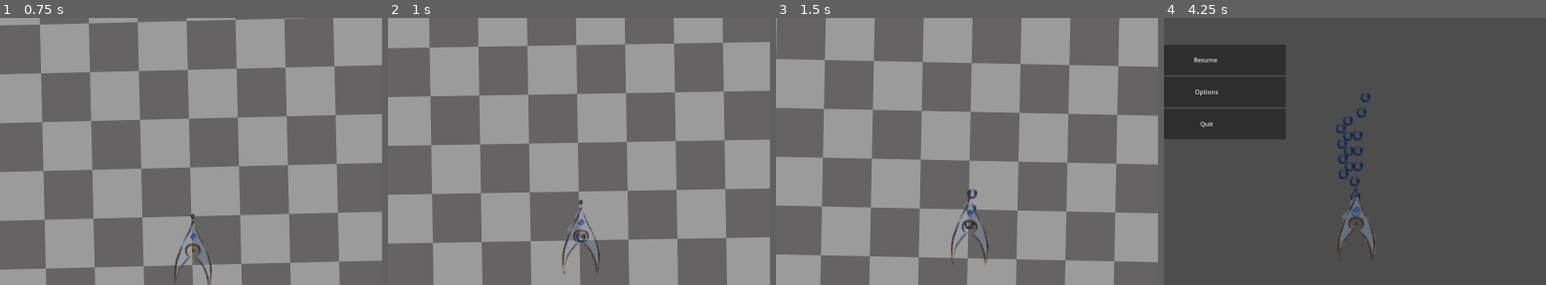
Above: before the commit, frames 1-4 (left to right).
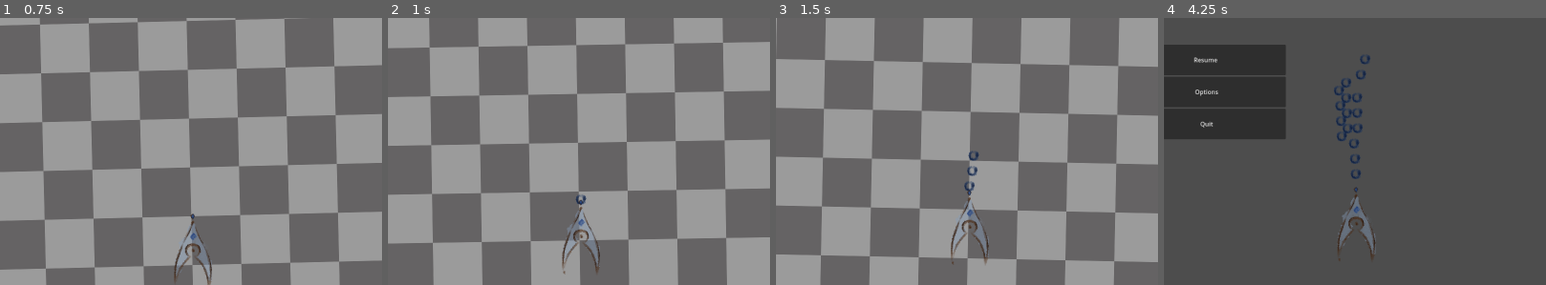
Above: after the commit, the same moments.

Repository: AustereTriceratops/BulletHellEngine
Game: Godot game, scene res://levels/test_levels/devLevel.tscn
Two runs of this game, one before a commit and one after it. Both use one fixed random seed, a clock stepped at 60 frames per second and the inputs below.
Inputs (mouse positions are % of the whole screen's width and height, from its top left):
- Up to frame 1 (0.75 s): tap Enter at 0.5 s; move the mouse to (55, 50) at 0.52 s; hold W (player_up) from 0.53 s (still down); hold Q (look_left) from 0.53 s (still down)
- Up to frame 2 (1 s): keep holding W (player_up); keep holding Q (look_left)
- Up to frame 3 (1.5 s): keep holding W (player_up); move the mouse to (45, 50) at 1.27 s; release Q (look_left) at 1.28 s; tap E (look_right) at 1.35 s
- Up to frame 4 (4.25 s): keep holding W (player_up); move the mouse to (52, 48) at 2.02 s; hold Shift (shift) 2.03-2.78 s; move the mouse to (49, 52) at 2.77 s; tap Q (look_left) at 2.85 s; move the mouse to (57, 51) at 3.52 s; hold E (look_right) from 3.53 s (still down); tap Escape (pause) at 4.15 s
The pictures show only the part of the screen within x 25-75%, y 9-59%; the shares and areas given below are measured in that part.

Frame 1 is identical in both runs. In frame 2, 0.1% of the frame differs, in the area x 49-52%, y 66-85%; in frame 3, 0.3%; in frame 4, 1.2%, in the area x 44-54%, y 13-75%.

Commit message:
enemy lunging behavior

Diff:
--- a/enemies/Claustida.tscn
+++ b/enemies/Claustida.tscn
@@ -1,12 +1,9 @@
-[gd_scene load_steps=11 format=3 uid="uid://cksfi68aa6ek3"]
+[gd_scene load_steps=10 format=3 uid="uid://cksfi68aa6ek3"]
 
 [ext_resource type="Script" path="res://enemies/follow_enemy.gd" id="1_tibei"]
 [ext_resource type="PackedScene" uid="uid://bcdhqje7k542u" path="res://particles/EnemyDeath.tscn" id="2_uuu1x"]
 [ext_resource type="Shader" uid="uid://gpq4gjh1mypu" path="res://enemies/HitFlash.tres" id="3_hmlsp"]
 [ext_resource type="Texture2D" uid="uid://cgjpbs2rt7owp" path="res://enemies/sprites/claustida.png" id="4_foph5"]
-
-[sub_resource type="RectangleShape2D" id="RectangleShape2D_x1x1h"]
-size = Vector2(20, 12)
 
 [sub_resource type="ShaderMaterial" id="ShaderMaterial_5hldv"]
 resource_local_to_scene = true
@@ -15,7 +12,7 @@
 shader_parameter/flashColor = Color(0.980392, 0.968627, 0.839216, 1)
 
 [sub_resource type="RectangleShape2D" id="RectangleShape2D_bq1ck"]
-size = Vector2(16, 11)
+size = Vector2(105, 75)
 
 [sub_resource type="Animation" id="Animation_gxjxn"]
 length = 0.001
@@ -67,16 +64,16 @@
 }
 
 [node name="ClaustidaImondis" type="CharacterBody2D" groups=["enemies"]]
-collision_layer = 0
+collision_layer = 8
 collision_mask = 0
 script = ExtResource("1_tibei")
 particles = ExtResource("2_uuu1x")
 creatureName = "claustida"
 aggressionRange = 600
-
-[node name="CollisionShape2D" type="CollisionShape2D" parent="."]
-visible = false
-shape = SubResource("RectangleShape2D_x1x1h")
+pauseRange = 150
+contactDamage = 5
+lungeRange = 200
+lungeDistance = 150
 
 [node name="Sprite" type="Sprite2D" parent="."]
 material = SubResource("ShaderMaterial_5hldv")
@@ -87,7 +84,6 @@
 collision_mask = 5
 
 [node name="CollisionShape2D" type="CollisionShape2D" parent="Hitbox"]
-scale = Vector2(7, 7)
 shape = SubResource("RectangleShape2D_bq1ck")
 
 [node name="HitFlash" type="AnimationPlayer" parent="."]
@@ -96,11 +92,15 @@
 }
 
 [node name="MeleeTimer" type="Timer" parent="."]
+one_shot = true
 
 [node name="MovementTimer" type="Timer" parent="."]
 wait_time = 2.0
 autostart = true
 
+[node name="CollisionShape2D" type="CollisionShape2D" parent="."]
+shape = SubResource("RectangleShape2D_bq1ck")
+
 [connection signal="body_entered" from="Hitbox" to="." method="_on_hitbox_body_entered"]
 [connection signal="body_exited" from="Hitbox" to="." method="_on_hitbox_body_exited"]
 [connection signal="timeout" from="MeleeTimer" to="." method="_on_melee_timer_timeout"]
--- a/enemies/Hebrenum.tscn
+++ b/enemies/Hebrenum.tscn
@@ -1,12 +1,9 @@
-[gd_scene load_steps=11 format=3 uid="uid://b4urww1ee50lh"]
+[gd_scene load_steps=10 format=3 uid="uid://b4urww1ee50lh"]
 
 [ext_resource type="Script" path="res://enemies/follow_enemy.gd" id="1_3vhny"]
 [ext_resource type="PackedScene" uid="uid://bcdhqje7k542u" path="res://particles/EnemyDeath.tscn" id="2_uhc7j"]
 [ext_resource type="Shader" uid="uid://gpq4gjh1mypu" path="res://enemies/HitFlash.tres" id="3_v0cjp"]
 [ext_resource type="Texture2D" uid="uid://bbbj0buhjg1cm" path="res://enemies/sprites/enemy_2.png" id="4_bb67g"]
-
-[sub_resource type="RectangleShape2D" id="RectangleShape2D_x1x1h"]
-size = Vector2(20, 12)
 
 [sub_resource type="ShaderMaterial" id="ShaderMaterial_5hldv"]
 resource_local_to_scene = true
@@ -55,7 +52,7 @@
 }
 
 [node name="FollowEnemy" type="CharacterBody2D" groups=["enemies"]]
-collision_layer = 0
+collision_layer = 8
 collision_mask = 0
 script = ExtResource("1_3vhny")
 particles = ExtResource("2_uhc7j")
@@ -64,14 +61,10 @@
 speed = 100
 pointValue = 2
 aggressionRange = 700
-contactDamage = 0
 canShoot = true
 isShootingTargeted = true
 bulletSpeed = 200
 bulletDamage = 15
-
-[node name="CollisionShape2D" type="CollisionShape2D" parent="."]
-shape = SubResource("RectangleShape2D_x1x1h")
 
 [node name="Sprite2D" type="Sprite2D" parent="."]
 material = SubResource("ShaderMaterial_5hldv")
@@ -92,6 +85,10 @@
 
 [node name="MeleeTimer" type="Timer" parent="."]
 
+[node name="CollisionShape2D" type="CollisionShape2D" parent="."]
+scale = Vector2(12, 16)
+shape = SubResource("RectangleShape2D_bq1ck")
+
 [connection signal="body_entered" from="Hitbox" to="." method="_on_hitbox_body_entered"]
 [connection signal="body_exited" from="Hitbox" to="." method="_on_hitbox_body_exited"]
 [connection signal="timeout" from="MeleeTimer" to="." method="_on_melee_timer_timeout"]
--- a/enemies/follow_enemy.gd
+++ b/enemies/follow_enemy.gd
@@ -8,8 +8,12 @@
 
 @export var isAggressive = false
 @export var aggressionRange = 400
-@export var meleeInterval = 0.6
-@export var contactDamage = 5
+@export var pauseRange = 120
+
+@export var meleeInterval = 1.0
+@export var contactDamage = 0
+@export var lungeRange = 0
+@export var lungeDistance = 0
 
 @export var bulletScene: PackedScene = preload('res://bullets/Bullet.tscn')
 @export var canShoot = false
@@ -26,9 +30,16 @@
 
 #var mainNode: Node
 var playerNode: CharacterBody2D
-var meleeBody: CharacterBody2D
 var t = 0
 var rng = RandomNumberGenerator.new()
+
+# TODO: lunging system is very poorly put together,
+# use a state machine or something
+var state = 'idle'
+var tLunge = 0.0
+var lunging = false
+var lungeDuration = 0.3
+var lungeDirection: Vector2
 
 # ========================
 # ==== CUSTOM METHODS ====
@@ -59,7 +70,6 @@
 
 	if (n_hist > alpha * shotsPerPattern):
 		return
-
 
 	for i in range(n):
 		for j in range(numBullets_):
@@ -111,12 +121,50 @@
 		var displacement = playerNode.position - position
 		var distance = displacement.length()
 
-		if distance < aggressionRange:
-			isAggressive = true
+		if state == 'idle':
+			if distance < aggressionRange:
+				state = 'following'
 
-		if isAggressive:
+		elif state == 'following':
+			look_at(playerNode.position)
 			velocity = speed * displacement.normalized()
-			look_at(playerNode.position)
+
+			if distance < lungeRange && $MeleeTimer.is_stopped():
+				$MeleeTimer.start()
+				lungeDirection = displacement.normalized()
+				state = 'lunging'
+			elif distance < pauseRange:
+				velocity = Vector2(0.0, 0.0)
+
+		elif state == 'lunging':
+			var alpha = 8*lungeDistance/pow(lungeDuration, 2)
+			if tLunge < 0.5*lungeDuration:
+				velocity = alpha * tLunge * lungeDirection
+			else:
+				velocity = alpha * (tLunge - lungeDuration) * lungeDirection
+
+			tLunge += delta
+
+			if tLunge > lungeDuration:
+				tLunge = 0.0
+				lungeDirection = Vector2(0.0, 0.0)
+				state = 'following'
+
+
+		#else:
+			#if isAggressive:
+				#if distance > lungeRange:
+					#velocity = speed * displacement.normalized()
+					#look_at(playerNode.position)
+				#elif distance > pauseRange:
+					#if $MeleeTimer.is_stopped():
+						#$MeleeTimer.start()
+						#
+						#state = 'lunging'
+						#lungeDirection = displacement.normalized()
+				#else:
+					#velocity = Vector2(0, 0)
+					#look_at(playerNode.position)
 
 	move_and_slide()
 
@@ -135,24 +183,14 @@
 		body.hit()
 		damage(body.damageAmt)
 		isAggressive = true
-	# layer 1: Player
-	elif body.get_collision_layer_value(1):
-		$MeleeTimer.start()
-		meleeBody = body
-		meleeBody.damage(contactDamage)
-
-
-func _on_hitbox_body_exited(body: Node2D) -> void:
-	if body.is_in_group('player'):
-		$MeleeTimer.stop()
-		meleeBody = null
 
 
 func _on_melee_timer_timeout() -> void:
-	meleeBody.damage(contactDamage)
+	pass
 
 
 func _on_movement_timer_timeout() -> void:
-	var direction = Vector2(0, 1).rotated(2*PI*rng.randf())
-	look_at(position + direction)
-	velocity = speed * direction
+	if state == 'idle':
+		var direction = Vector2(0, 1).rotated(2*PI*rng.randf())
+		look_at(position + direction)
+		velocity = speed * direction
--- a/player/player.gd
+++ b/player/player.gd
@@ -53,7 +53,8 @@
 	bullet.damageAmt = bulletDamage
 	bullet.speed = bulletSpeed
 	bullet.maxHits = maxBulletHits
-	bullet.initialize(position, -global_transform.y)
+	var forward = -global_transform.y
+	bullet.initialize(position + 100*forward, forward)
 
 
 func handle_mouse_input(event):
@@ -177,8 +178,8 @@
 
 		# finally, remove the bullet that hit the player from the game
 		body.queue_free()
-
-
+	elif body.is_in_group('enemies'):
+		damage(body.contactDamage)
 	elif body.is_in_group('pickups'):
 		health += 5
 		health_changed.emit(health, 5)
